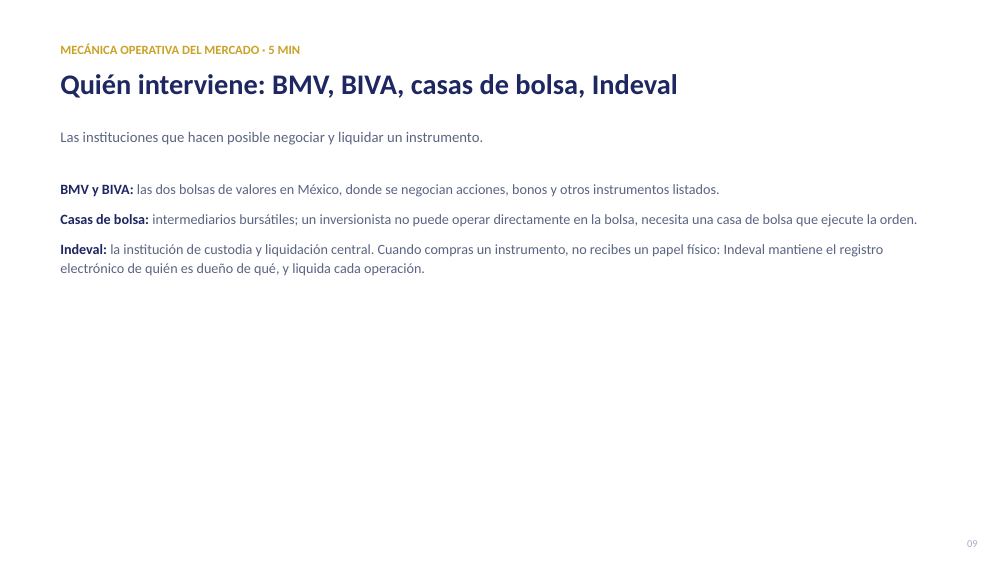
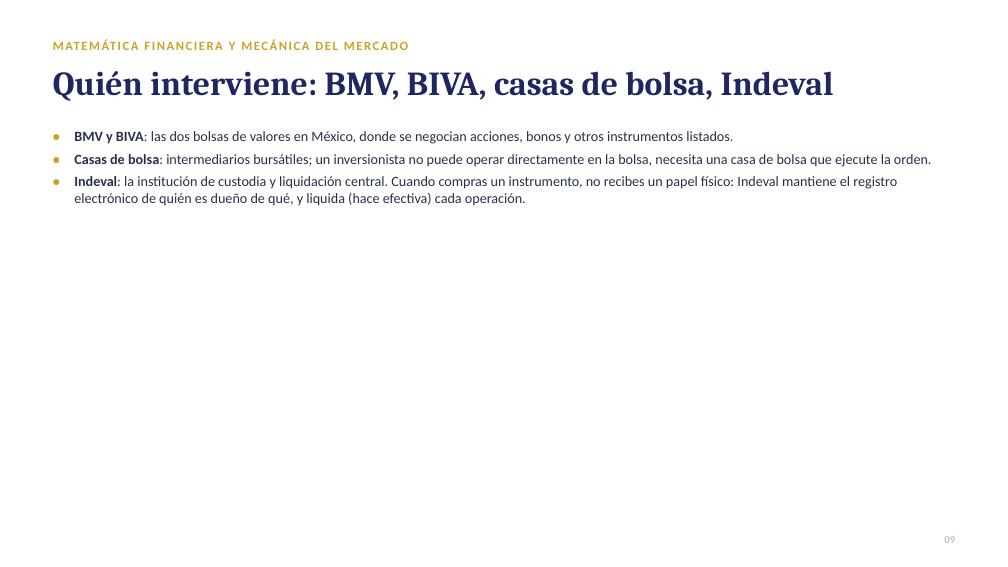
Before and after one commit to LoMarrujo/notes_mercados_dc, a slide deck: slide 9 of notas_unidades/unidad1/5_matematica_financiera_mecanica_mercado.pptx. Drawn at 1008x567 pixels with LibreOffice and Linux fonts; fonts in the diff are those of the drawing. Boxes give left, top, right and bottom in pixels: in the first picture for what was removed or moved away, otherwise in the second. Text is boxed around its words. In the diff, an @@ line names an element or a change of style, - is before the commit and + after.

```diff
--- a/notas_unidades/unidad1/5_matematica_financiera_mecanica_mercado.pptx
+++ b/notas_unidades/unidad1/5_matematica_financiera_mecanica_mercado.pptx
@@ text at <box>229,42,236,50</box>: text changed @@
-MECÁNICA OPERATIVA DEL MERCADO · 5 MIN
+MATEMÁTICA FINANCIERA Y MECÁNICA DEL MERCADO
@@ text "Quién interviene: BMV, BIVA, casas ..." at <box>53,71,834,101</box>: size 27 to 32 pt, font Calibri to Cambria @@
@@ text added at <box>53,127,74,150</box>, 13.5 pt, text #C9A227, bold @@
+•
@@ text removed at <box>60,132,483,145</box> @@
-Las instituciones que hacen posible negociar y liquidar un instrumento.
@@ text added at <box>74,131,733,144</box>, 13.5 pt, text #27314D @@
+BMV y BIVA: las dos bolsas de valores en México, donde se negocian acciones, bonos y otros instrumentos listados.
@@ text added at <box>53,150,74,172</box>, 13.5 pt, text #C9A227, bold @@
+•
@@ text added at <box>53,172,74,213</box>, 13.5 pt, text #C9A227, bold @@
+•
@@ text at <box>74,176,897,206</box>: text changed; text colour #5B6482 to #27314D @@
-BMV y BIVA: las dos bolsas de valores en México, donde se negocian acciones, bonos y otros instrumentos listados.
-Casas de bolsa: intermediarios bursátiles; un inversionista no puede operar directamente en la bolsa, necesita una casa de bolsa que ejecute la orden.
-Indeval: la institución de custodia y liquidación central. Cuando compras un instrumento, no recibes un papel físico: Indeval mantiene el registro electrónico de quién es dueño de qué, y liquida cada operación.
+Indeval: la institución de custodia y liquidación central. Cuando compras un instrumento, no recibes un papel físico: Indeval mantiene el registro electrónico de quién es dueño de qué, y liquida (hace efectiva) cada operación.
@@ text added at <box>74,154,932,167</box>, 13.5 pt, text #27314D @@
+Casas de bolsa: intermediarios bursátiles; un inversionista no puede operar directamente en la bolsa, necesita una casa de bolsa que ejecute la orden.
@@ text "09": place and size @@
-text "09" at <box>967,540,978,547</box>
+text "09" at <box>944,536,955,543</box>
```
Also in this commit, not shown: 11 other slides changed, 12 other files.
